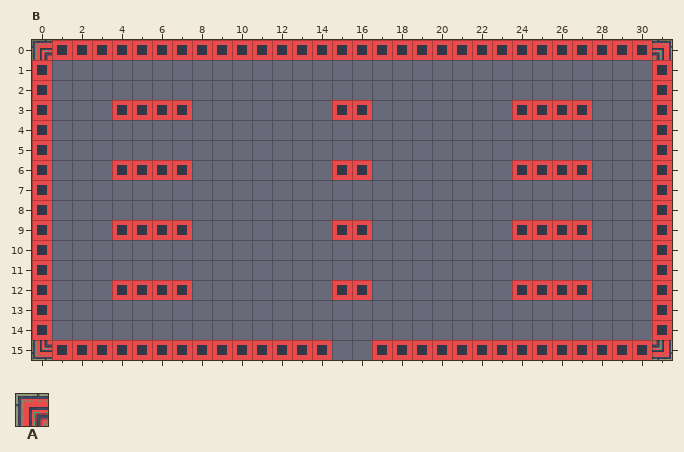
Two versions of a level (LDtk project, Assets/Game/LDTK/AztecWorld.ldtk). Above: the version before the commit.
Cells are 32x32 px. Shown: B x 0..31, y 0..15. The commit also changed other parts of the map, which this record leaves out.
Key: from "Ground": A 1 "Walls".
_ is an empty cell.
Layers that did not change in this view are not listed.
Layer "Ground" before, first column x 0:
 0 AAAAAAAAAAAAAAAAAAAAAAAAAAAAAAAA
 1 A______________________________A
 2 A______________________________A
 3 A___AAAA_______AA_______AAAA___A
 4 A______________________________A
 5 A______________________________A
 6 A___AAAA_______AA_______AAAA___A
 7 A______________________________A
 8 A______________________________A
 9 A___AAAA_______AA_______AAAA___A
10 A______________________________A
11 A______________________________A
12 A___AAAA_______AA_______AAAA___A
13 A______________________________A
14 A______________________________A
15 AAAAAAAAAAAAAAA__AAAAAAAAAAAAAAA
Once edited:
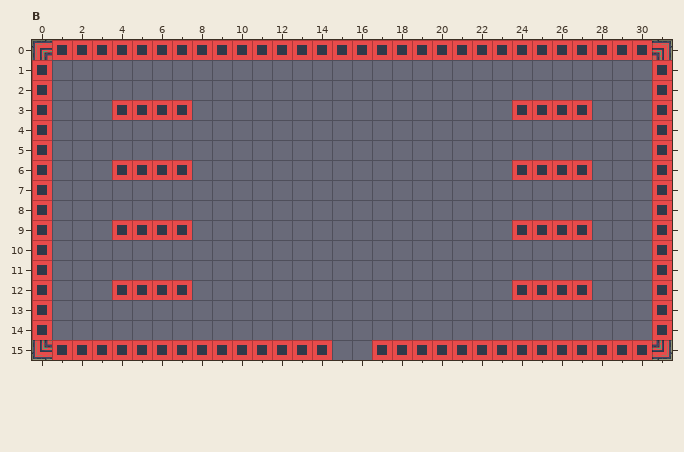
What changed:
Layer "Ground":
The author cleared tile A in row 3 at x 15 to 16; in row 6 at x 15 to 16; in row 9 at x 15 to 16; in row 12 at x 15 to 16.
